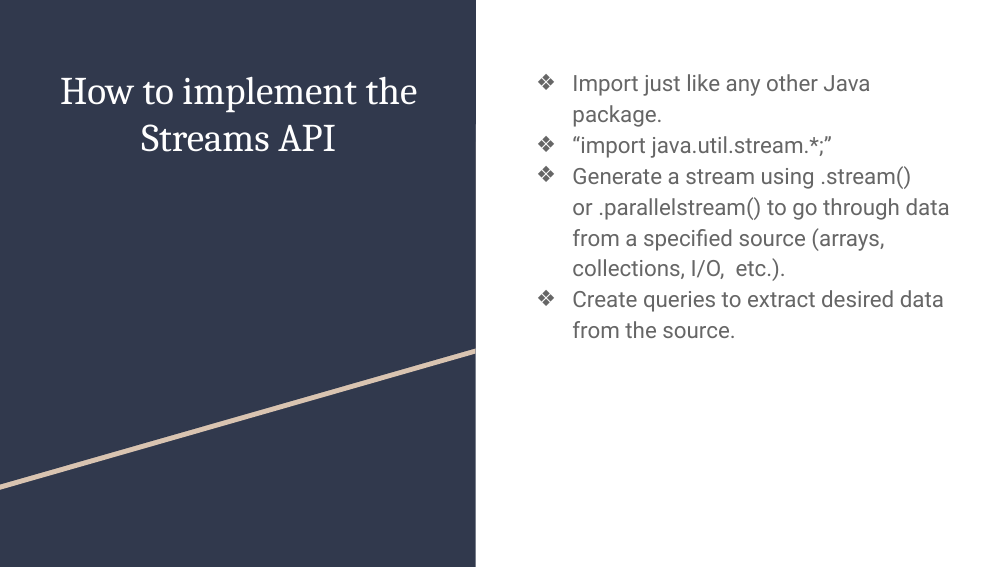
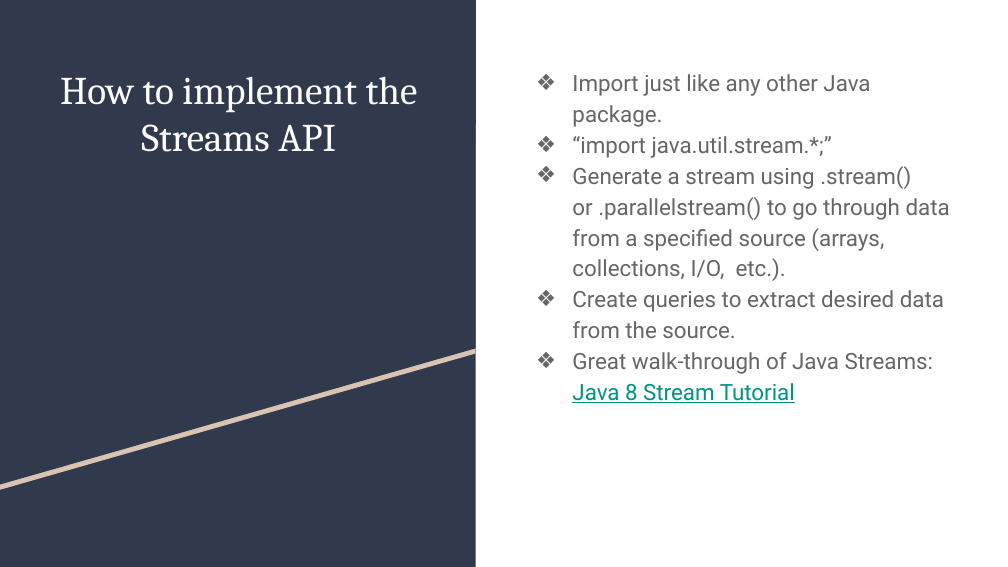
Before and after one commit to Lindahl2010/Project-4, a slide deck: slide 5 of Project 4 Presentation.pptx (slide 3 before the commit). Drawn at 1008x567 pixels with LibreOffice and Linux fonts; fonts in the diff are those of the drawing. Boxes give left, top, right and bottom in pixels: in the first picture for what was removed or moved away, otherwise in the second. Text is boxed around its words. In the diff, an @@ line names an element or a change of style, - is before the commit and + after.

```diff
--- a/Project 4 Presentation.pptx
+++ b/Project 4 Presentation.pptx
@@ text at (x1=572, y1=352, x2=933, y2=403): paragraph added @@
+❖ Great walk-through of Java Streams: Java 8 Stream Tutorial
```
Also in this commit, not shown: 1 other slide changed, 1 slide added, 2 other files.
